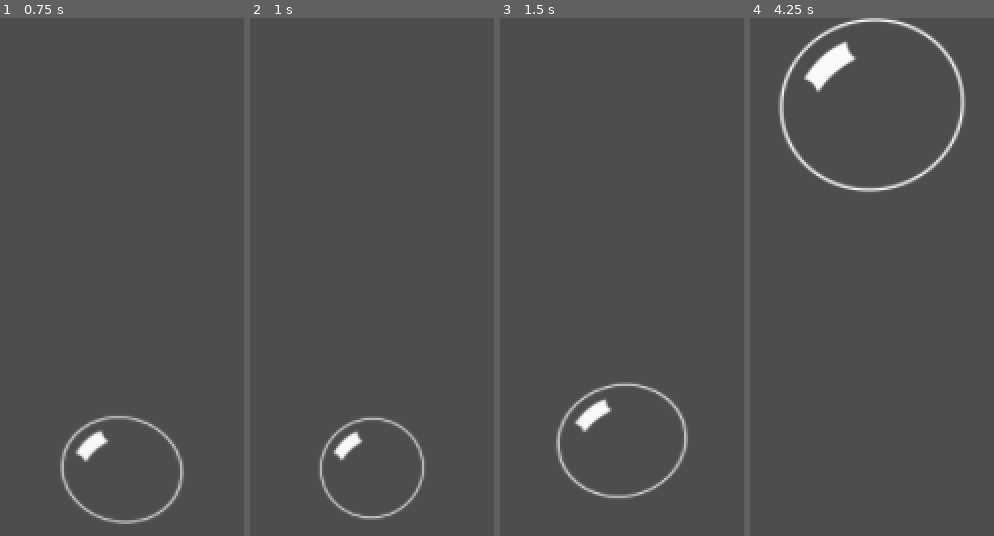
Above: before the commit, frames 1-4 (left to right).
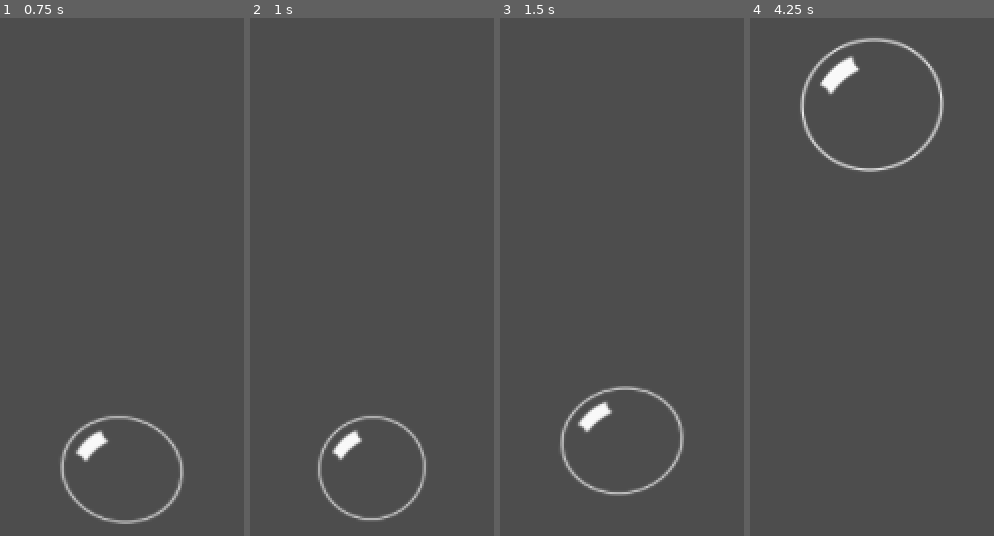
Above: after the commit, the same moments.

Repository: cesarizu/ggj-2025-bubbles
Game: Godot game, scene res://game/bubble/bubble_test.tscn
The game is run twice, just before and just after one commit, with the same random seed, the same clock (stepped at 60 frames per second) and the same inputs. The project has no main scene, so this scene is started directly.
Inputs:
- Up to frame 1 (0.75 s): tap Enter at 0.5 s; hold Up from 0.53 s (still down); tap Backspace at 0.6 s
- Up to frame 2 (1 s): keep holding Up; tap Space at 0.77, 0.8 s
- Up to frame 3 (1.5 s): tap Space at 1.07, 1.35 s; release Up at 1.28 s; hold Down from 1.28 s (still down)
- Up to frame 4 (4.25 s): tap Space at 1.52, 1.82, 2.3, 3.02, 3.32, 3.6, 3.77, 4.07 s; tap Backspace at 1.55, 2.1, 2.85 s; release Down at 2.03 s; hold Up 2.03-3.53 s; hold Down from 3.53 s (still down)

Frame 1 is identical in both runs. In frame 2, 1.3% of the frame differs, in the area x 27-73%, y 76-97%; in frame 3, 2.3%; in frame 4, 4.7%, in the area x 11-89%, y 0-34%.

Commit message:
Export grow and shrink factors

Diff:
--- a/game/bubble/bubble.gd
+++ b/game/bubble/bubble.gd
@@ -1,5 +1,8 @@
 class_name Bubble
 extends RigidBody2D
+
+@export var grow_factor := 1.05
+@export var shrink_factor := 1.0 / 1.05
 
 @onready var sprite_2d: Sprite2D = %Sprite2D
 @onready var circle_shape_2d: CircleShape2D = %CollisionShape2D.shape
@@ -23,13 +26,13 @@
 
 func blow_up() -> void:
 	apply_central_impulse(Vector2.UP * 50 * mass)
-	scale_bubble(1.1)
+	scale_bubble(grow_factor)
 	wobble()
 
 
 func drip_down() -> void:
 	apply_central_impulse(Vector2.DOWN * 25 * mass)
-	scale_bubble(1.0 / 1.1)
+	scale_bubble(shrink_factor)
 	wobble()
 
 
